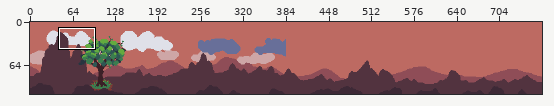
A pixel-art file gets an edit: aseprite/mockup.aseprite. The first picture is a wide view before the edit; the outline marks the close-up.
Close-up. Earlier state:
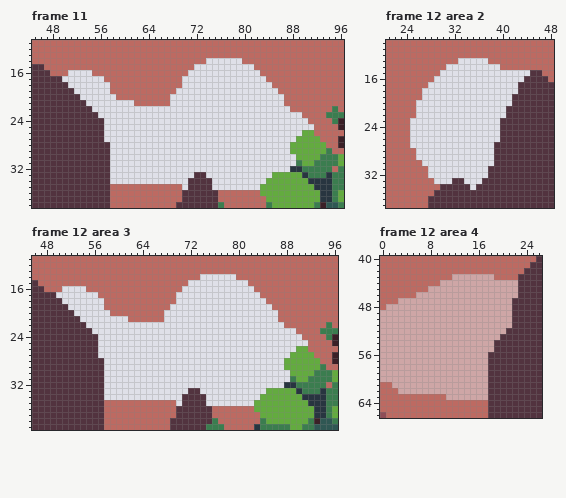
768x108 pixels, 12 frames. Shown: frame 11: x 45..96, y 11..38; frame 12 area 2: x 21..48, y 10..37; frame 12 area 3: x 46..96, y 11..39; frame 12 area 4: x 0..26, y 40..66. The commit also changed other frames or places, which this record leaves out.
Once edited:
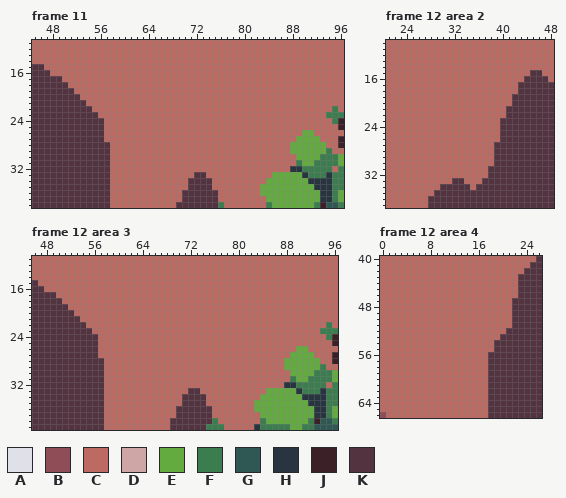
Palette (. is transparent): A #dfe0e8  B #8f4d57  C #bd6a62  D #cea6a6  E #63ab3f  F #3b7d4f  G #2f5753  H #283540  J #3b2027  K #52333f
Changes in this commit:
layer "Layer 1" now hidden
Frame 11:
y 14: x 74..79 AAAAAA -> CCCCCC
y 15: x 72..81 AAAAAAAAAA -> CCCCCCCCCC
y 16: x 51..54 AAAA -> CCCC; x 71..82 AAAAAAAAAAAA -> CCCCCCCCCCCC
y 17: x 50..56 AAAAAAA -> CCCCCCC; x 70..83 AAAAAAAAAAAAAA -> CCCCCCCCCCCCCC
y 18: x 51..57 AAAAAAA -> CCCCCCC; x 70..84 AAAAAAAAAAAAAAA -> CCCCCCCCCCCCCCC
y 19: x 52..57 AAAAAA -> CCCCCC; x 69..85 AAAAAAAAAAAAAAAAA -> CCCCCCCCCCCCCCCCC
y 20: x 53..58 AAAAAA -> CCCCCC; x 68..86 AAAAAAAAAAAAAAAAAAA -> CCCCCCCCCCCCCCCCCCC
y 21: x 54..61 AAAAAAAA -> CCCCCCCC; x 68..86 AAAAAAAAAAAAAAAAAAA -> CCCCCCCCCCCCCCCCCCC
y 22: x 55..87 AAAAAAAAAAAAAAAAAAAAAAAAAAAAAAAAA -> CCCCCCCCCCCCCCCCCCCCCCCCCCCCCCCCC
y 23: x 56..89 AAAAAAAAAAAAAAAAAAAAAAAAAAAAAAAAAA -> CCCCCCCCCCCCCCCCCCCCCCCCCCCCCCCCCC
y 24: x 57..90 AAAAAAAAAAAAAAAAAAAAAAAAAAAAAAAAAA -> CCCCCCCCCCCCCCCCCCCCCCCCCCCCCCCCCC
y 25: x 57..91 AAAAAAAAAAAAAAAAAAAAAAAAAAAAAAAAAAA -> CCCCCCCCCCCCCCCCCCCCCCCCCCCCCCCCCCC
y 26: x 57..89 AAAAAAAAAAAAAAAAAAAAAAAAAAAAAAAAA -> CCCCCCCCCCCCCCCCCCCCCCCCCCCCCCCCC
y 27: x 57..88 AAAAAAAAAAAAAAAAAAAAAAAAAAAAAAAA -> CCCCCCCCCCCCCCCCCCCCCCCCCCCCCCCC
y 28..29: x 58..87 AAAAAAAAAAAAAAAAAAAAAAAAAAAAAA -> CCCCCCCCCCCCCCCCCCCCCCCCCCCCCC
y 30..31: x 58..88 AAAAAAAAAAAAAAAAAAAAAAAAAAAAAAA -> CCCCCCCCCCCCCCCCCCCCCCCCCCCCCCC
y 32: x 58..87 AAAAAAAAAAAAAAAAAAAAAAAAAAAAAA -> CCCCCCCCCCCCCCCCCCCCCCCCCCCCCC
y 33: x 58..71 AAAAAAAAAAAAAA -> CCCCCCCCCCCCCC; x 74..84 AAAAAAAAAAA -> CCCCCCCCCCC
y 34: x 58..70 AAAAAAAAAAAAA -> CCCCCCCCCCCCC; x 75..83 AAAAAAAAA -> CCCCCCCCC
y 35: x 70 A -> C; x 75..82 AAAAAAAA -> CCCCCCCC
Frame 12 area 2:
y 13: x 33..37 AAAAA -> CCCCC
y 14: x 31..39 AAAAAAAAA -> CCCCCCCCC
y 15: x 30..44 AAAAAAAAAAAAAAA -> CCCCCCCCCCCCCCC
y 16: x 29..43 AAAAAAAAAAAAAAA -> CCCCCCCCCCCCCCC
y 17: x 28..42 AAAAAAAAAAAAAAA -> CCCCCCCCCCCCCCC
y 18: x 27..42 AAAAAAAAAAAAAAAA -> CCCCCCCCCCCCCCCC
y 19: x 27..41 AAAAAAAAAAAAAAA -> CCCCCCCCCCCCCCC
y 20: x 26..41 AAAAAAAAAAAAAAAA -> CCCCCCCCCCCCCCCC
y 21..22: x 26..40 AAAAAAAAAAAAAAA -> CCCCCCCCCCCCCCC
y 23..26: x 25..39 AAAAAAAAAAAAAAA -> CCCCCCCCCCCCCCC
y 27: x 25..38 AAAAAAAAAAAAAA -> CCCCCCCCCCCCCC
y 28..29: x 26..38 AAAAAAAAAAAAA -> CCCCCCCCCCCCC
y 30: x 27..38 AAAAAAAAAAAA -> CCCCCCCCCCCC
y 31..32: x 28..37 AAAAAAAAAA -> CCCCCCCCCC
y 33: x 29..31 AAA -> CCC; x 34..36 AAA -> CCC
y 34: x 35 A -> C
Frame 12 area 3: the same change as frame 11
Frame 12 area 4:
y 43: x 12..18 DDDDDDD -> CCCCCCC
y 44: x 10..22 DDDDDDDDDDDDD -> CCCCCCCCCCCCC
y 45: x 8..22 DDDDDDDDDDDDDDD -> CCCCCCCCCCCCCCC
y 46: x 6..22 DDDDDDDDDDDDDDDDD -> CCCCCCCCCCCCCCCCC
y 47: x 3..21 DDDDDDDDDDDDDDDDDDD -> CCCCCCCCCCCCCCCCCCC
y 48: x 1..21 DDDDDDDDDDDDDDDDDDDDD -> CCCCCCCCCCCCCCCCCCCCC
y 49..51: x 0..21 DDDDDDDDDDDDDDDDDDDDDD -> CCCCCCCCCCCCCCCCCCCCCC
y 52: x 0..20 DDDDDDDDDDDDDDDDDDDDD -> CCCCCCCCCCCCCCCCCCCCC
y 53: x 0..19 DDDDDDDDDDDDDDDDDDDD -> CCCCCCCCCCCCCCCCCCCC
y 54..55: x 0..18 DDDDDDDDDDDDDDDDDDD -> CCCCCCCCCCCCCCCCCCC
y 56..60: x 0..17 DDDDDDDDDDDDDDDDDD -> CCCCCCCCCCCCCCCCCC
y 61: x 2..17 DDDDDDDDDDDDDDDD -> CCCCCCCCCCCCCCCC
y 62: x 3..17 DDDDDDDDDDDDDDD -> CCCCCCCCCCCCCCC
y 63: x 11..17 DDDDDDD -> CCCCCCC
Boxes around the changes in both close-ups, in picture pixels (x1, y1, x2, y2):
changed: (62, 58, 314, 190)
changed: (410, 58, 530, 190)
changed: (56, 274, 308, 406)
changed: (380, 274, 518, 400)
